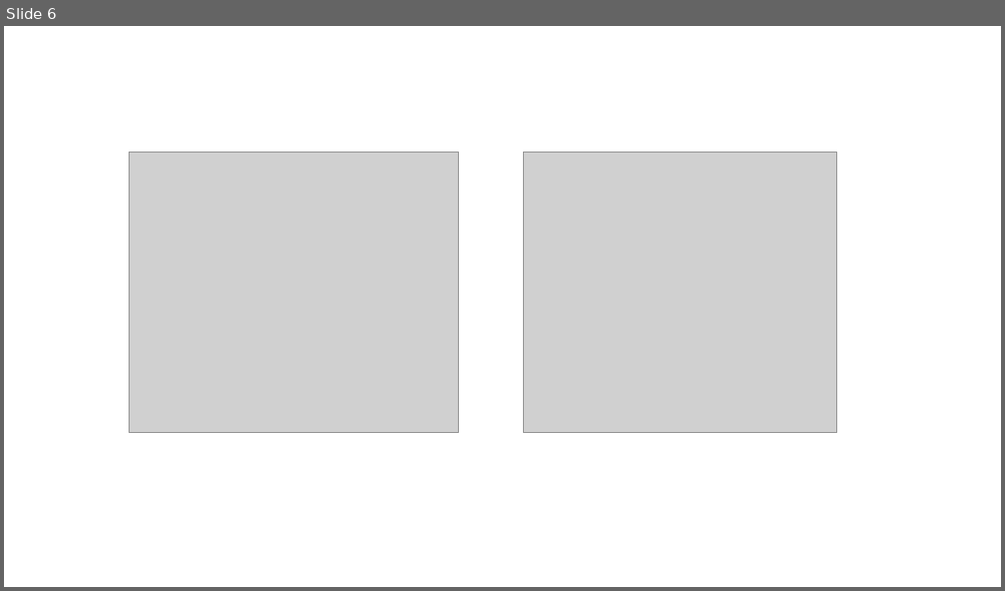
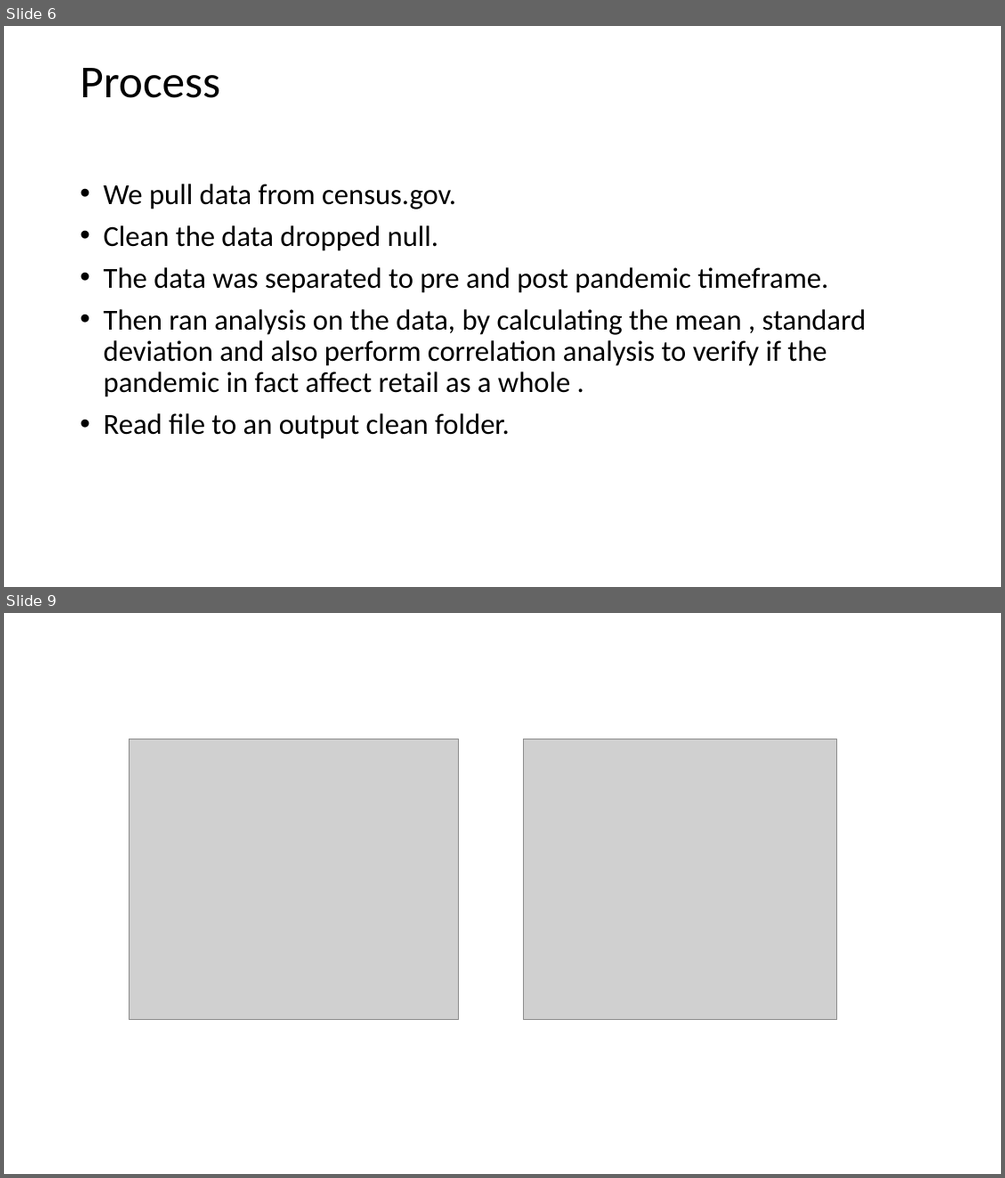
Before and after one commit to Billieo/pandemic_pandas, a slide deck: reports/Presentation power point.pptx. Shown one above the other, each under a label of ours: slide 6 before the commit, slides 6 and 9 after it; the slides between them are not shown. The pictures are 1005x591 and 1005x1178 pixels, drawn with LibreOffice and Linux fonts; fonts in the diff are those of the drawing; grey boxes stand for pictures. Boxes give left, top, right and bottom in pixels: in the first picture for what was removed or moved away, otherwise in the second. Text is boxed around its words. In the diff, an @@ line names an element or a change of style, - is before the commit and + after.

```diff
--- a/reports/Presentation power point.pptx
+++ b/reports/Presentation power point.pptx
@@ slide 6 added at <box>4,26,1001,587</box>, background #FFFFFF @@
@@ title added at <box>80,68,220,98</box>, 44 pt, text #000000 @@
+Process
@@ text added at <box>104,184,866,439</box>, 28 pt, text #000000 @@
+• We pull data from census.gov.
+• Clean the data dropped null.
+• The data was separated to pre and post pandemic timeframe.
+• Then ran analysis on the data, by calculating the mean , standard deviation and also perform correlation analysis to verify if the pandemic in fact affect retail as a whole .
+• Read file to an output clean folder.
@@ what was slide 6 is now slide 9 @@
```
Also in this commit, not shown: 1 slide changed, 4 other slides added, 2 slides removed, 1 other file.
